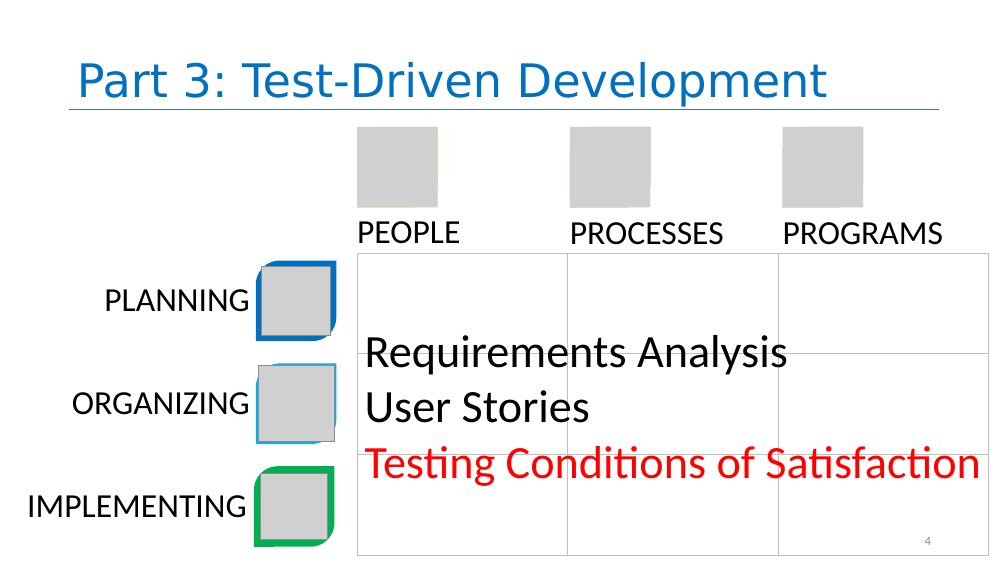
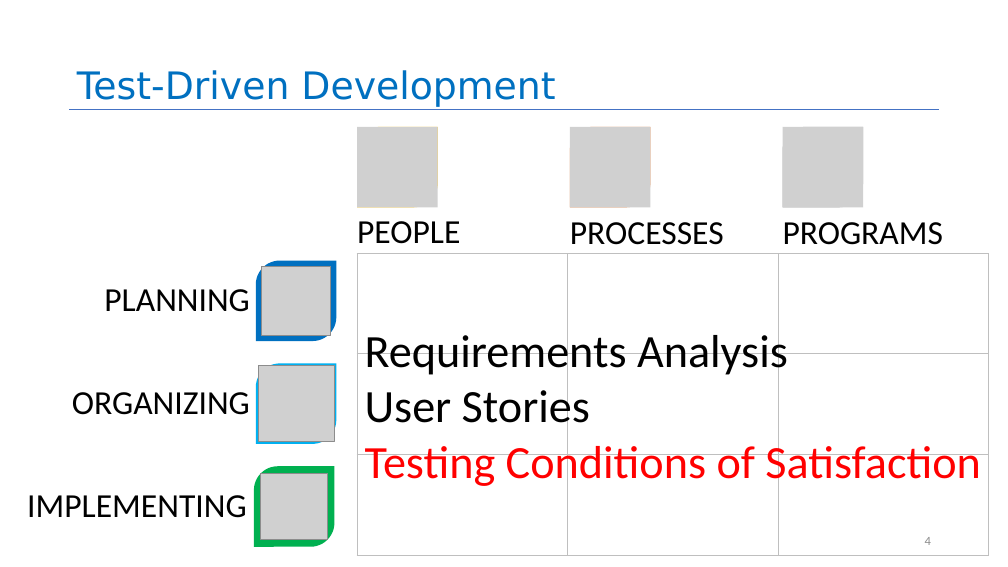
Before and after one commit to rimshaTest/CS4530-Spring-2026, a slide deck: slide 4 of Slides/Module 02.2 Test-Driven Development.pptx. Drawn at 1008x567 pixels with LibreOffice and Linux fonts; fonts in the diff are those of the drawing; grey boxes stand for pictures. Boxes give left, top, right and bottom in pixels: in the first picture for what was removed or moved away, otherwise in the second. Text is boxed around its words. In the diff, an @@ line names an element or a change of style, - is before the commit and + after.

```diff
--- a/Slides/Module 02.2 Test-Driven Development.pptx
+++ b/Slides/Module 02.2 Test-Driven Development.pptx
@@ title at <box>77,70,555,107</box>: text changed; size 44 to 36 pt @@
-Part 3: Test-Driven Development
+Test-Driven Development
```
Also in this commit, not shown: 15 other slides changed, 1 other file.
